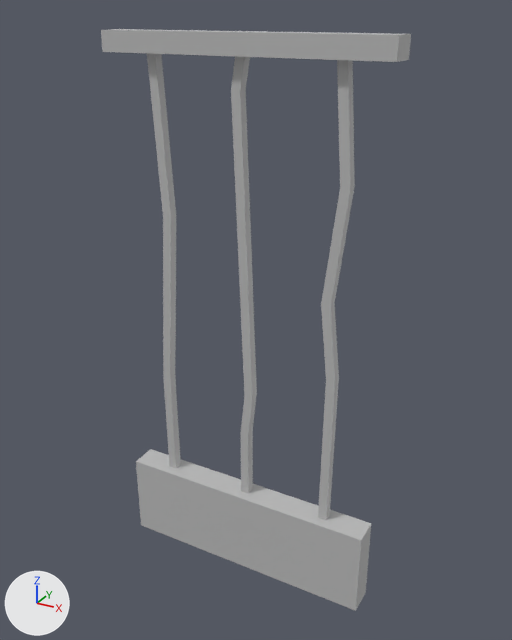
One commit to the FBX model UVMapped/BarWall_150x300.fbx: the scene before it, then after it.
The view is the same before and after, from a 50 mm camera at (2.46, -2.91, 3.1) aimed at (0.78, 0.13, 1.58). The axes (+X, +Y, +Z) are drawn at lower left. The lights are the same throughout. Where no turn or scale is listed for an object, it has been applied to the vertices.

Objects in the first picture: 'SeethroughWall_150x300'.
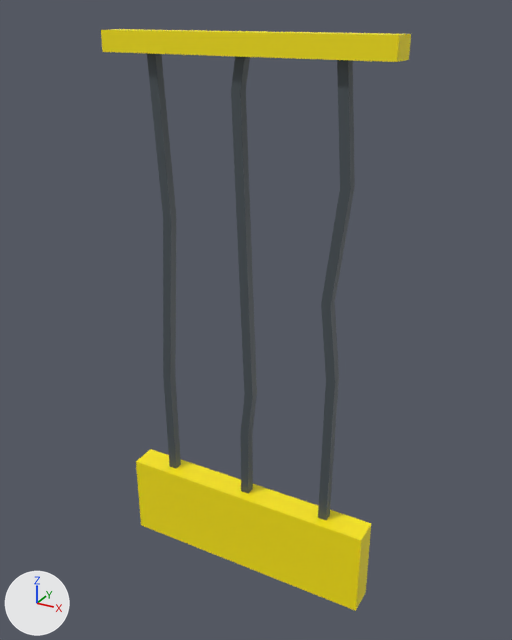
Where the change shows, as pixel boxes (x1, y1, x2, y2) in the pictures (512 x 640 px):
'SeethroughWall_150x300', recoloured
    both: (101, 29, 411, 611)
part 1 of me_mesh, recoloured
    both: (147, 53, 355, 520)

Patch to the scene script:
```diff
--- a/UVMapped/BarWall_150x300.fbx.py
+++ b/UVMapped/BarWall_150x300.fbx.py
@@ mat_lambert1 @@
 mat_lambert1 = principled_material('lambert1')
-mat_lambert1.base_color = (0.5, 0.5, 0.5)  # grey #bcbcbc
+mat_lambert1.base_color = (1.0, 0.829, 0.0)  # yellow #ffeb00
@@ mat_metalpart @@
+mat_metalpart = principled_material('MEtalPart')
+mat_metalpart.base_color = (0.0681, 0.0848, 0.0965)  # dark grey #4a5258
@@ me_mesh @@
 me_mesh.from_pydata(...)  # 72 vertices, 55 faces; spans x 0.0..1.5, y 0.0..0.16, z 0.0..3.01
 # used by ob_seethroughwall_150x300; location = (0.0, -0.005, 0.0)
+# me_mesh part 1: 44 of the faces centred in x 0.22..1.29, y 0.06..0.11, z 0.45..2.85 switch from mat_lambert1 (grey #bcbcbc) to mat_metalpart (dark grey #4a5258)
```
